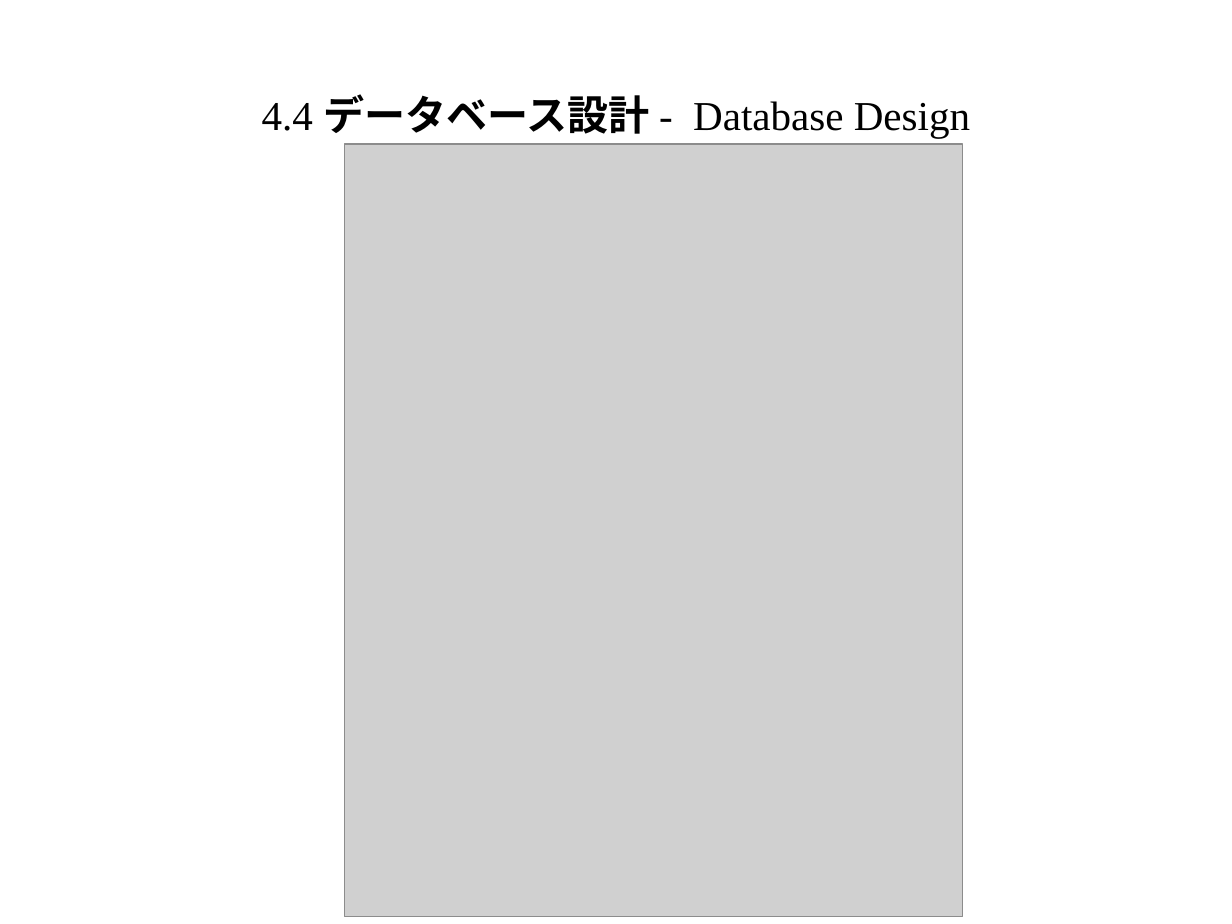
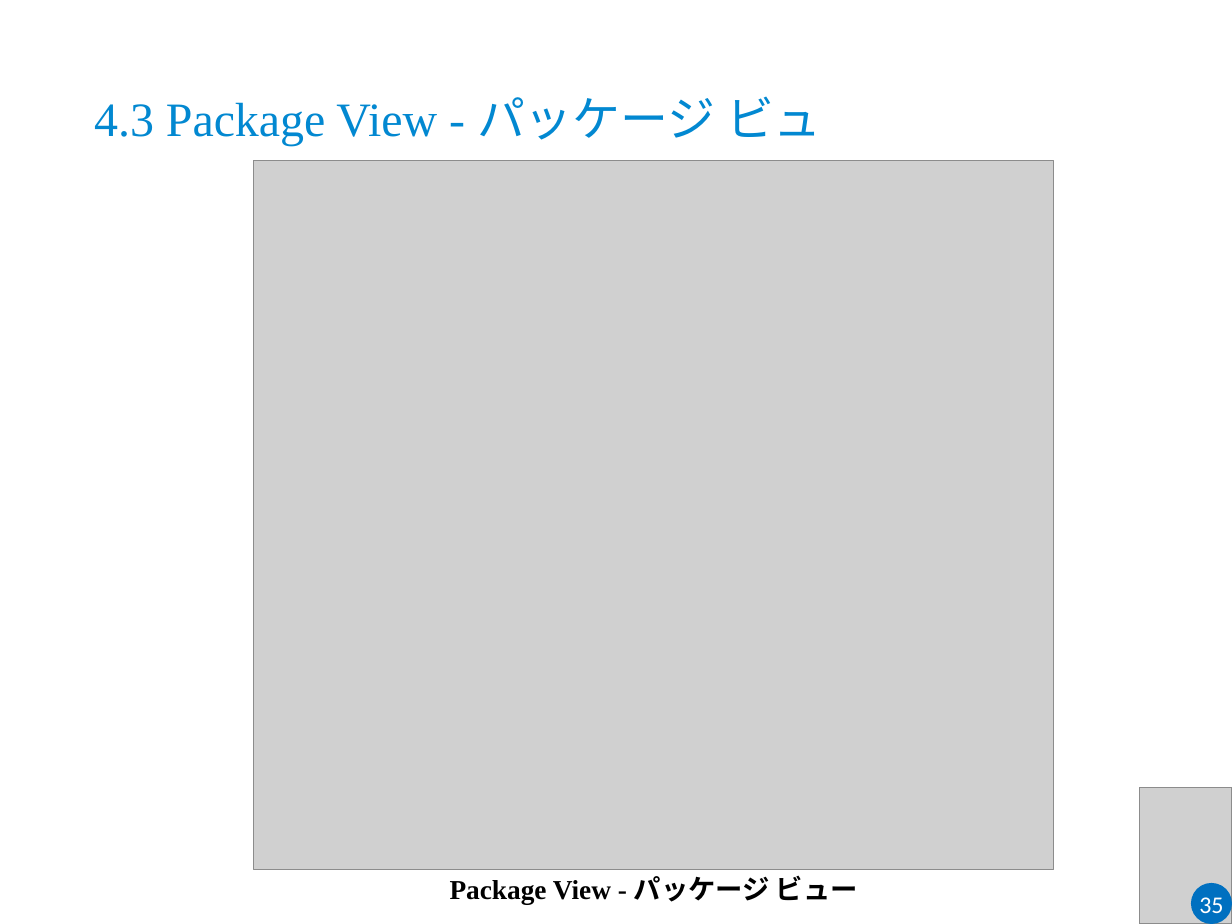
Before and after one commit to sangnvus/2015FALLJS01, a slide deck: slide 40 of WIP/Users/HuyNM/DDL_Slide_v1.0.pptx (slide 17 before the commit). Drawn at 1232x924 pixels with LibreOffice and Linux fonts; fonts in the diff are those of the drawing; grey boxes stand for pictures; background and template pictures are left out. Boxes give left, top, right and bottom in pixels: in the first picture for what was removed or moved away, otherwise in the second. Text is boxed around its words. In the diff, an @@ line names an element or a change of style, - is before the commit and + after.

```diff
--- a/WIP/Users/HuyNM/DDL_Slide_v1.0.pptx
+++ b/WIP/Users/HuyNM/DDL_Slide_v1.0.pptx
@@ text added at (94, 96, 822, 145), 28 pt, text #0288D1 @@
+4.3 Package View - パッケージ ビュ
@@ title removed at (262, 94, 970, 138) @@
-4.4 データベース設計 - Database Design
@@ picture: place and size @@
-picture at (345, 144, 963, 917)
+picture at (254, 160, 1053, 870)
@@ picture added at (1140, 787, 1232, 924) @@
@@ text added at (450, 875, 858, 904), 16 pt, text #000000, bold @@
+Package View - パッケージ ビュー
@@ ellipse added at (1191, 883, 1232, 924), fill #0070C0, 14 pt, text #FFFFFF @@
+35
```
Also in this commit, not shown: 28 other slides changed, 47 slides added, 4 slides removed.
